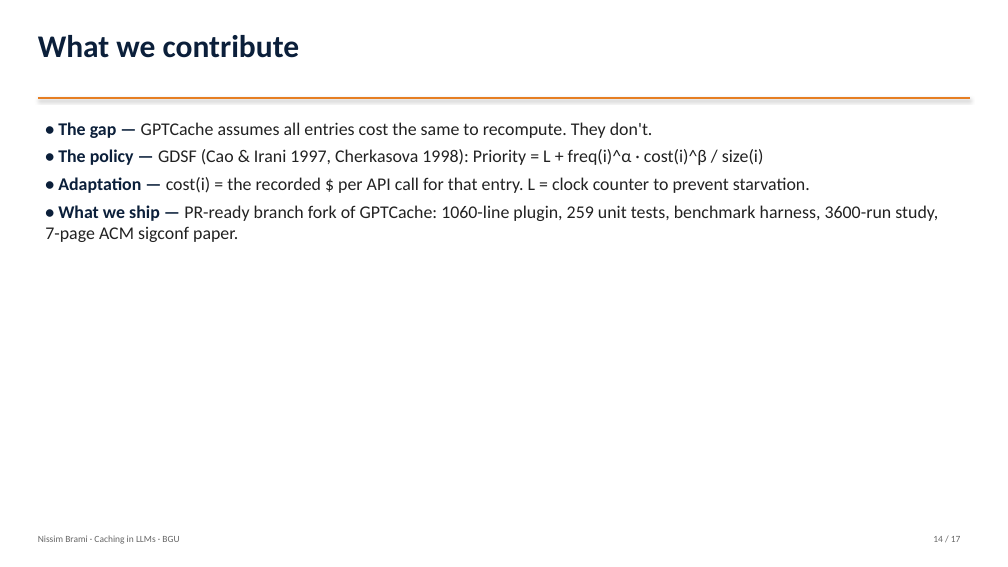
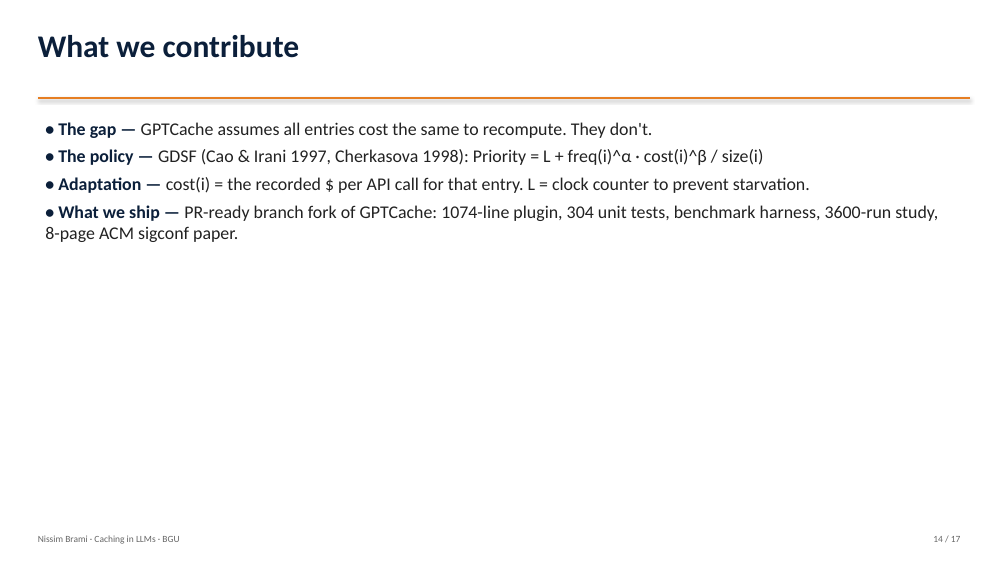
Before and after one commit to nissimbrami/caching-course-project, a slide deck: slide 14 of docs/PROJECT_OVERVIEW.pptx. Drawn at 1008x567 pixels with LibreOffice and Linux fonts; fonts in the diff are those of the drawing. Boxes give left, top, right and bottom in pixels: in the first picture for what was removed or moved away, otherwise in the second. Text is boxed around its words. In the diff, an @@ line names an element or a change of style, - is before the commit and + after.

Commit message:
docs: sync stale test-counts (300/259 -> 304) across overview + live docs
- RUN_TASK2_LIVE.md: 300 passed -> 304 passed (2 places)
- docs/PROJECT_OVERVIEW.md: 300 unit tests -> 304
- docs/PROJECT_OVERVIEW.tex: 300 tests -> 304
- docs/build_overview_deck.py: 259 unit tests -> 304
- Regenerated PROJECT_OVERVIEW.pptx (17 slides) and PROJECT_OVERVIEW.pdf (7 pages)
- .gitignore: exclude PROJECT_OVERVIEW LaTeX intermediates + ephemeral report.txt

```diff
--- a/docs/PROJECT_OVERVIEW.pptx
+++ b/docs/PROJECT_OVERVIEW.pptx
@@ text at box(45, 205, 938, 242): text changed @@
-• What we ship — PR-ready branch fork of GPTCache: 1060-line plugin, 259 unit tests, benchmark harness, 3600-run study, 7-page ACM sigconf paper.
+• What we ship — PR-ready branch fork of GPTCache: 1074-line plugin, 304 unit tests, benchmark harness, 3600-run study, 8-page ACM sigconf paper.
```
Also in this commit, not shown: 1 other slide changed, 6 other files.
